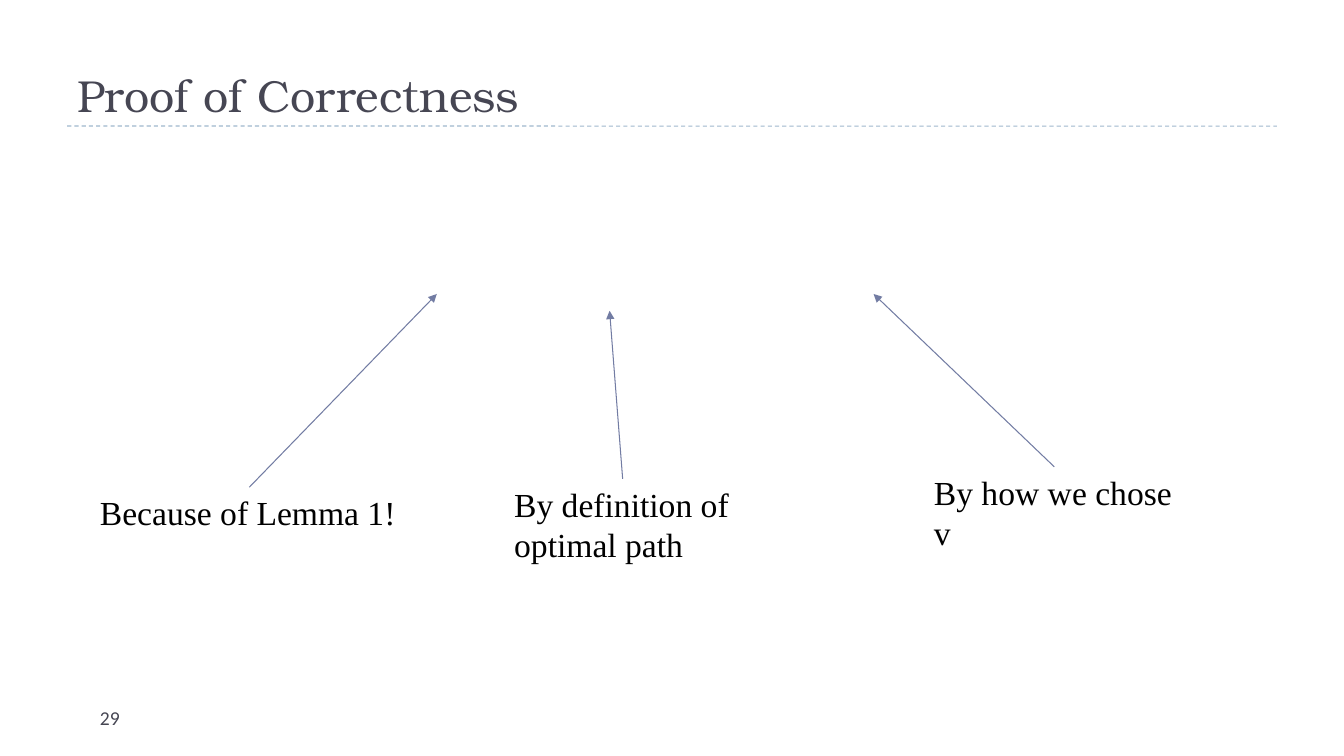
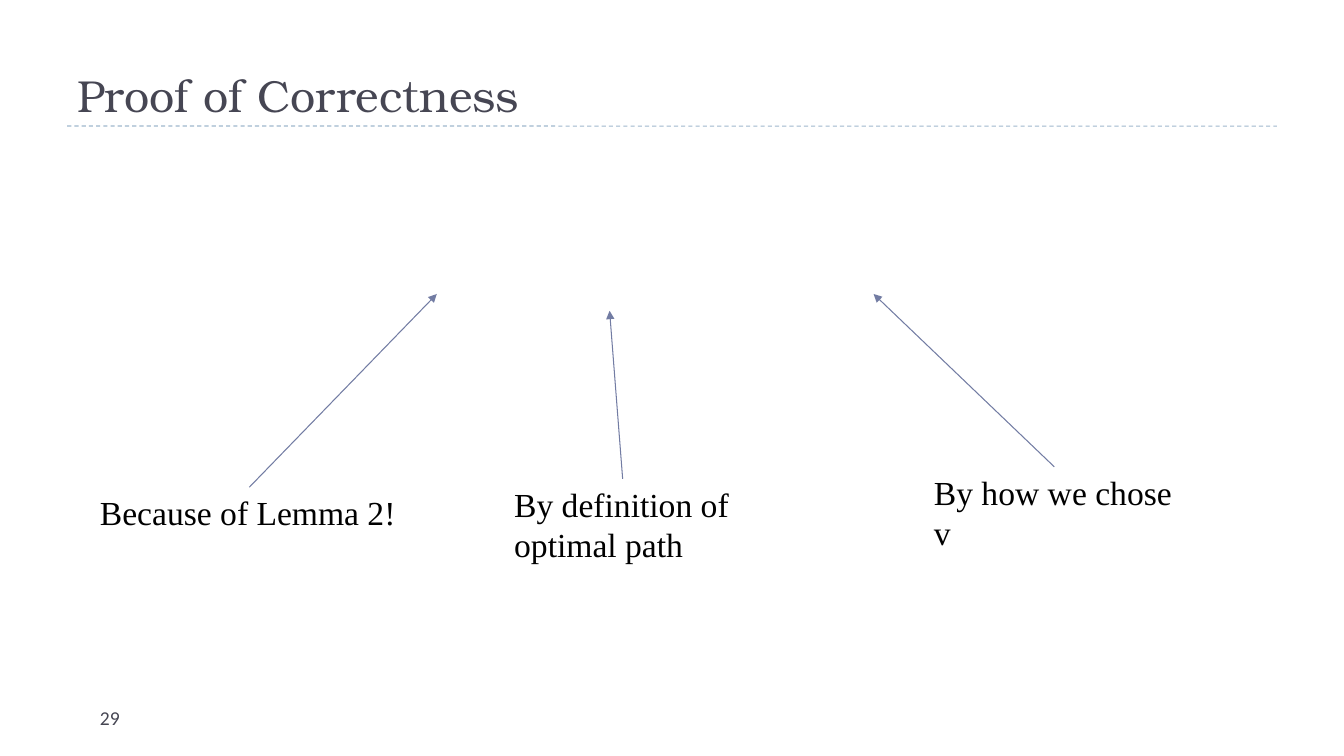
Before and after one commit to uva-cs/cs4102-f21, a slide deck: slide 29 of slides/graphs-bfs-f21.pptx. Drawn at 1344x756 pixels with LibreOffice and Linux fonts; fonts in the diff are those of the drawing; grey boxes stand for pictures. Boxes give left, top, right and bottom in pixels: in the first picture for what was removed or moved away, otherwise in the second. Text is boxed around its words. In the diff, an @@ line names an element or a change of style, - is before the commit and + after.

```diff
--- a/slides/graphs-bfs-f21.pptx
+++ b/slides/graphs-bfs-f21.pptx
@@ text at <box>100,501,395,526</box>: text changed @@
-Because of Lemma 1!
+Because of Lemma 2!
```
Also in this commit, not shown: 1 other file.
